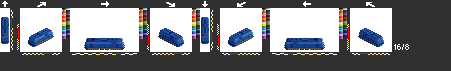
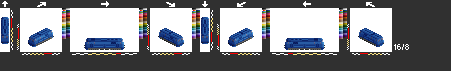
Layered file, before and after one edit (451×71). Changes by layer:
painted on "mz2" over [39, 37, 373, 47]
